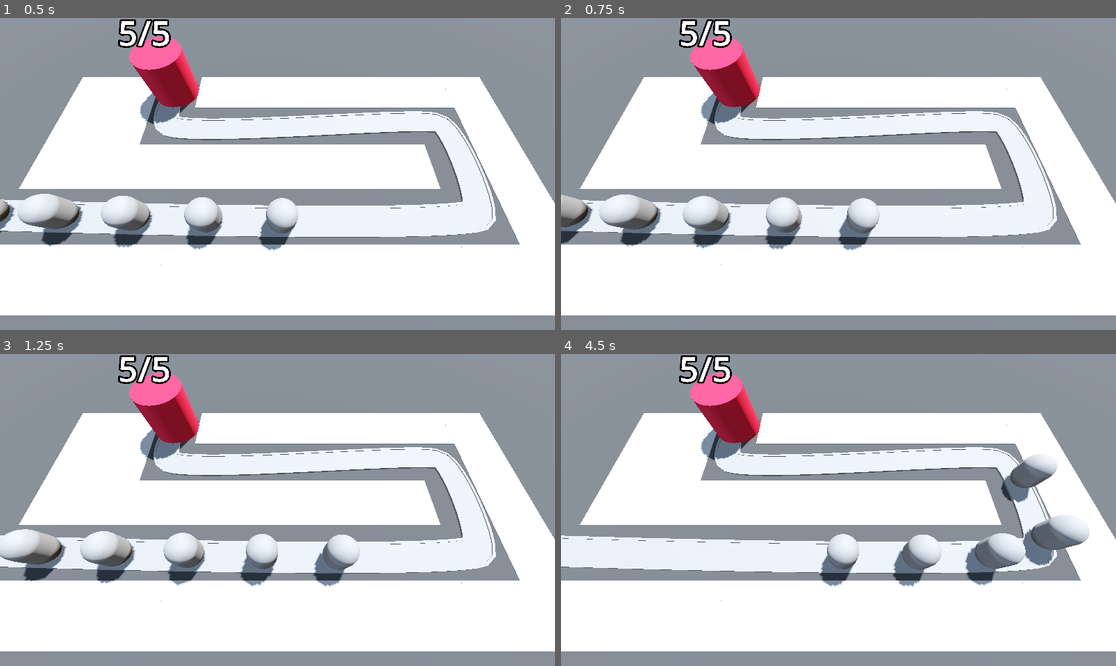
Above: before the commit, frames 1-4 (two rows, left to right).
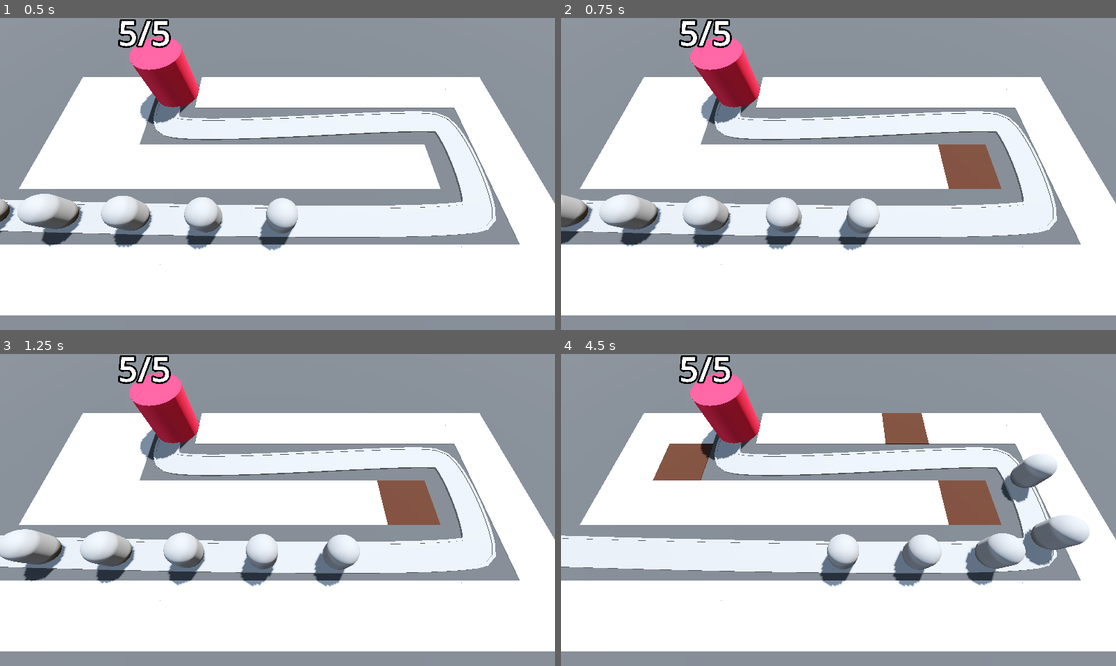
Above: after the commit, the same moments.

Repository: e-cornwell/Barbarian-Blaster
Game: Godot game, scene res://BaseLevel.tscn
Same seed, same stepped clock (60 frames per second), same inputs: the game is played once before the commit and once after it.
Inputs (mouse positions are in pixels of both pictures, inside the frame that each line leads up to):
- Up to frame 1 (0.5 s): no input
- Up to frame 2 (0.75 s): move the mouse to (960, 158) at 0.52 s; press the mouse at (960, 158) at 0.53 s
- Up to frame 3 (1.25 s): no input
- Up to frame 4 (4.5 s): move the mouse to (727, 525) at 1.27 s; release the mouse at (727, 525) at 1.28 s; click (727, 525) at 1.35 s; move the mouse to (894, 441) at 2.02 s; press the mouse at (894, 441) at 2.03 s; move the mouse to (810, 572) at 2.77 s; release the mouse at (810, 572) at 2.78 s; click (810, 572) at 2.85 s; move the mouse to (1005, 556) at 3.52 s; press the mouse at (1005, 556) at 3.53 s; move the mouse to (672, 463) at 4.27 s; release the mouse at (672, 463) at 4.28 s; click (672, 463) at 4.35 s

Frame 1 is identical in both runs. In frame 2, 1.3% of the frame differs, in the area x 67-80%, y 40-55%; in frame 3, 1.3%; in frame 4, 3.0%, in the area x 16-80%, y 18-55%.

Commit message:
can update grid map sections with clicks and implimented curser hover changes

Diff:
--- a/BaseLevel.tscn
+++ b/BaseLevel.tscn
@@ -42,8 +42,9 @@
 size = Vector3(100, 2, 100)
 material = SubResource("StandardMaterial3D_lvb7b")
 
-[node name="RayPickerCamera" parent="." instance=ExtResource("1_knq2t")]
+[node name="RayPickerCamera" parent="." node_paths=PackedStringArray("gridmap") instance=ExtResource("1_knq2t")]
 transform = Transform3D(1, 0, 0, 0, 0.422618, 0.906308, 0, -0.906308, 0.422618, -0.371, 14.5, 9.5)
+gridmap = NodePath("../GridMap")
 
 [node name="GridMap" type="GridMap" parent="."]
 mesh_library = ExtResource("1_lvb7b")
--- a/RayPickerCamera/ray_picker_camera.gd
+++ b/RayPickerCamera/ray_picker_camera.gd
@@ -1,4 +1,6 @@
 extends Camera3D
+
+@export var gridmap: GridMap
 
 @onready var ray_cast_3d: RayCast3D = $RayCast3D
 
@@ -9,4 +11,15 @@
 	#Following will extend the ray to the shortest distance by default, had to multiply by 100.0 to reach the floor of the game but distance could vary.
 	ray_cast_3d.target_position = project_local_ray_normal(mouse_position) * 100.0
 	ray_cast_3d.force_raycast_update()
-	printt(ray_cast_3d.get_collider(), ray_cast_3d.get_collision_point())
+
+	if ray_cast_3d.is_colliding():
+		Input.set_default_cursor_shape(Input.CURSOR_POINTING_HAND)
+		var collider = ray_cast_3d.get_collider()
+		if collider is GridMap:
+			if Input.is_action_pressed("click"):
+				var collision_point = ray_cast_3d.get_collision_point()
+				var cell = gridmap.local_to_map(collision_point)
+				if gridmap.get_cell_item(cell) == 0:
+					gridmap.set_cell_item(cell, 1)
+	else:
+		Input.set_default_cursor_shape(Input.CURSOR_ARROW)
--- a/project.godot
+++ b/project.godot
@@ -18,3 +18,11 @@
 [dotnet]
 
 project/assembly_name="Barbarian Blaster"
+
+[input]
+
+click={
+"deadzone": 0.2,
+"events": [Object(InputEventMouseButton,"resource_local_to_scene":false,"resource_name":"","device":-1,"window_id":0,"alt_pressed":false,"shift_pressed":false,"ctrl_pressed":false,"meta_pressed":false,"button_mask":0,"position":Vector2(0, 0),"global_position":Vector2(0, 0),"factor":1.0,"button_index":1,"canceled":false,"pressed":false,"double_click":false,"script":null)
+]
+}
